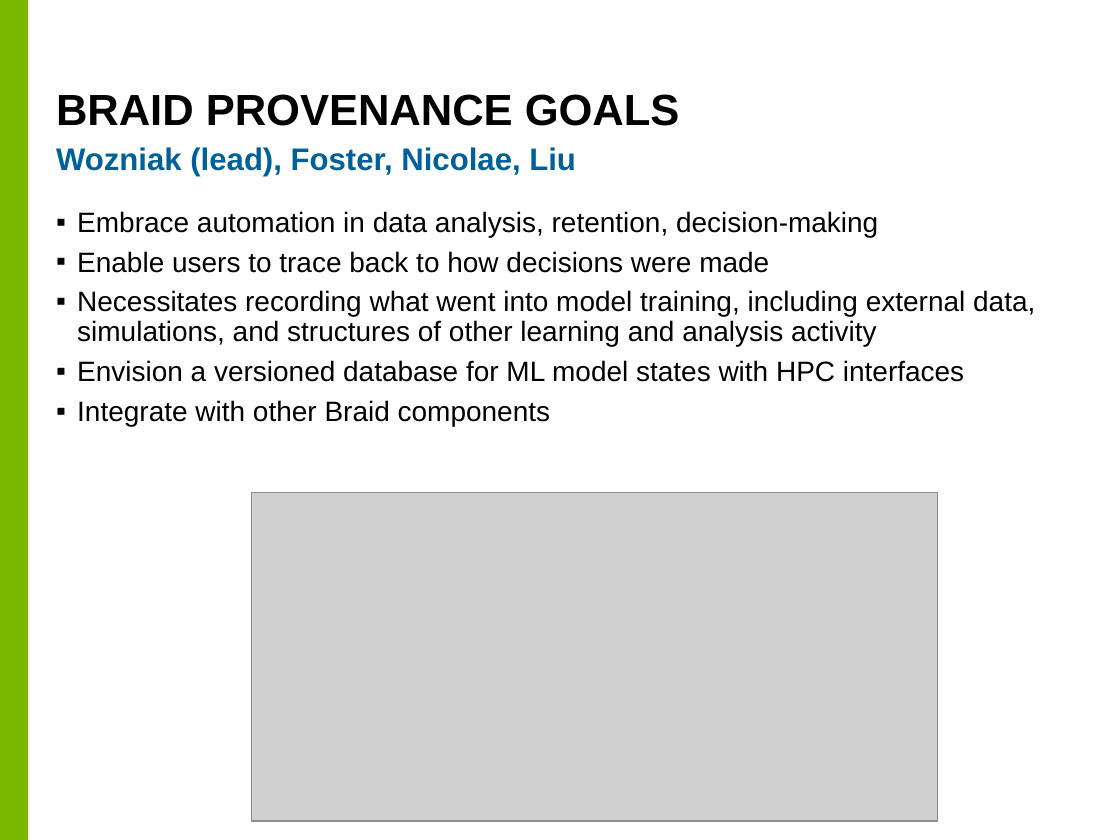
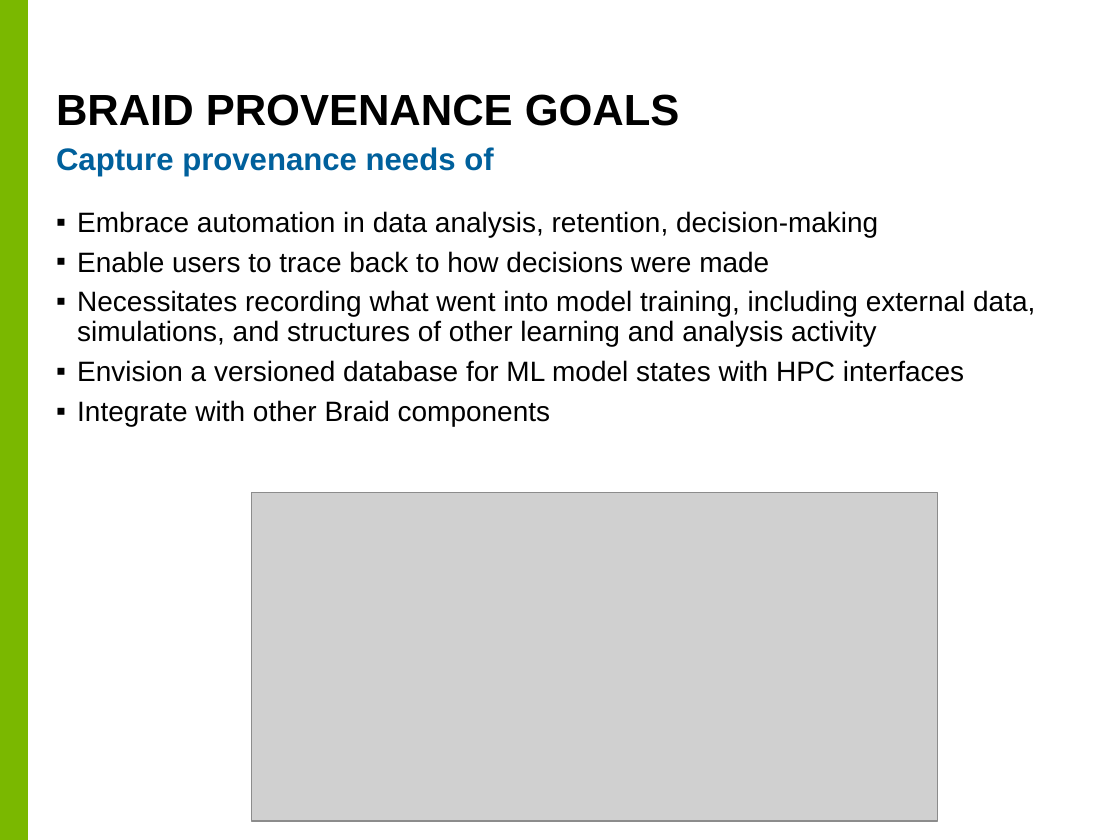
Before and after one commit to ANL-Braid/Pubs, a slide deck: slide 3 of 2021/JLESC/Braid-DB.pptx (slide 1 before the commit). Drawn at 1120x840 pixels with LibreOffice and Linux fonts; fonts in the diff are those of the drawing; grey boxes stand for pictures; background and template pictures are left out. Boxes give left, top, right and bottom in pixels: in the first picture for what was removed or moved away, otherwise in the second. Text is boxed around its words. In the diff, an @@ line names an element or a change of style, - is before the commit and + after.

```diff
--- a/2021/JLESC/Braid-DB.pptx
+++ b/2021/JLESC/Braid-DB.pptx
@@ text at <box>56,147,493,176</box>: text changed @@
-Wozniak (lead), Foster, Nicolae, Liu
+Capture provenance needs of
```
Also in this commit, not shown: 6 slides added.
